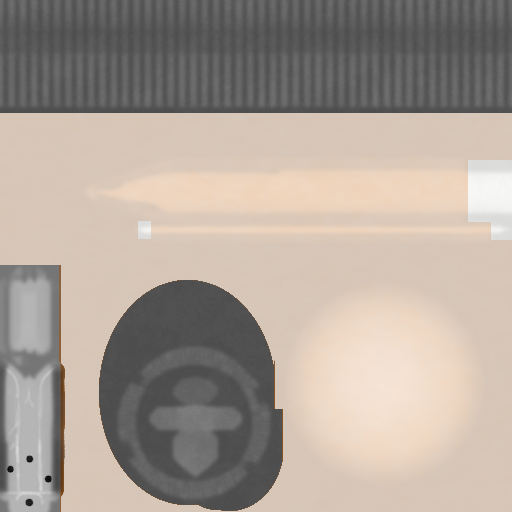
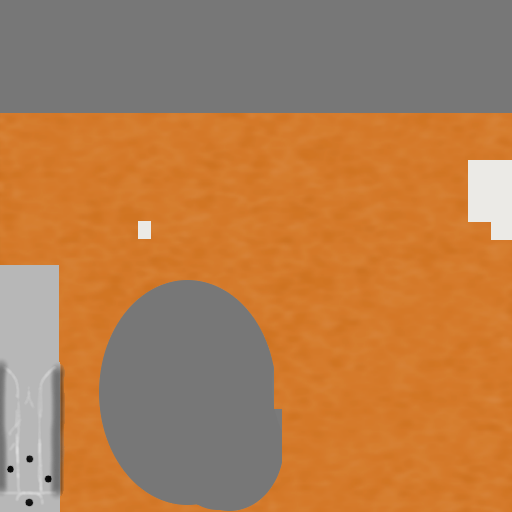
Comparing the layer stacks of the two 512 x 512 images. Changes:
hid "Widoczny" over [0, 0, 512, 512]
showed "Warstwa #3" over [138, 160, 512, 240]
showed "Warstwa #1", painted on it over [0, 0, 512, 512]
